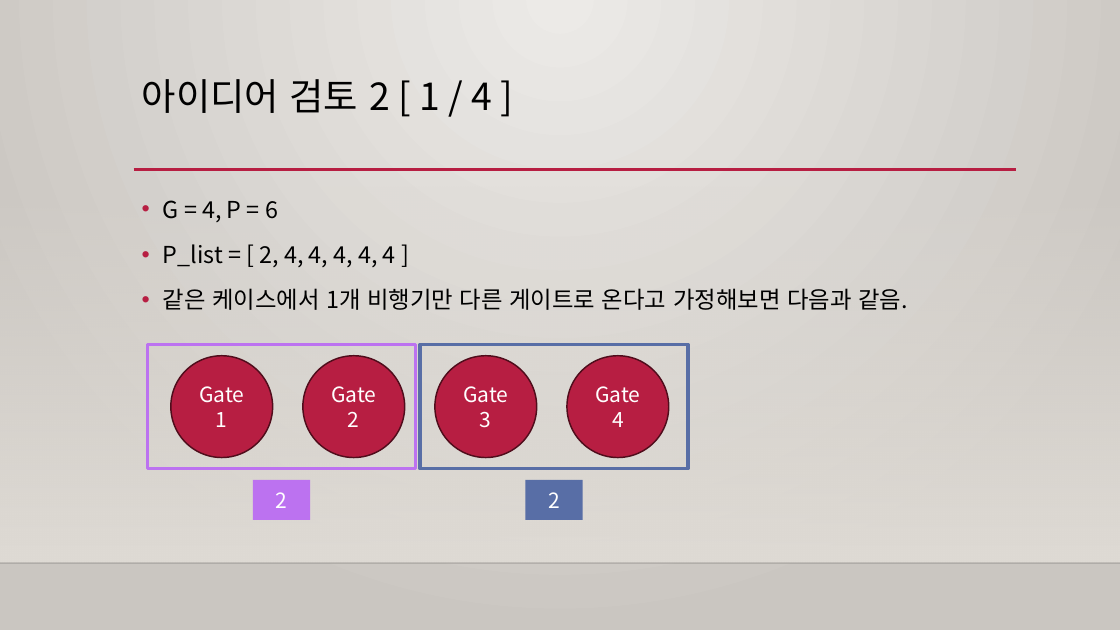
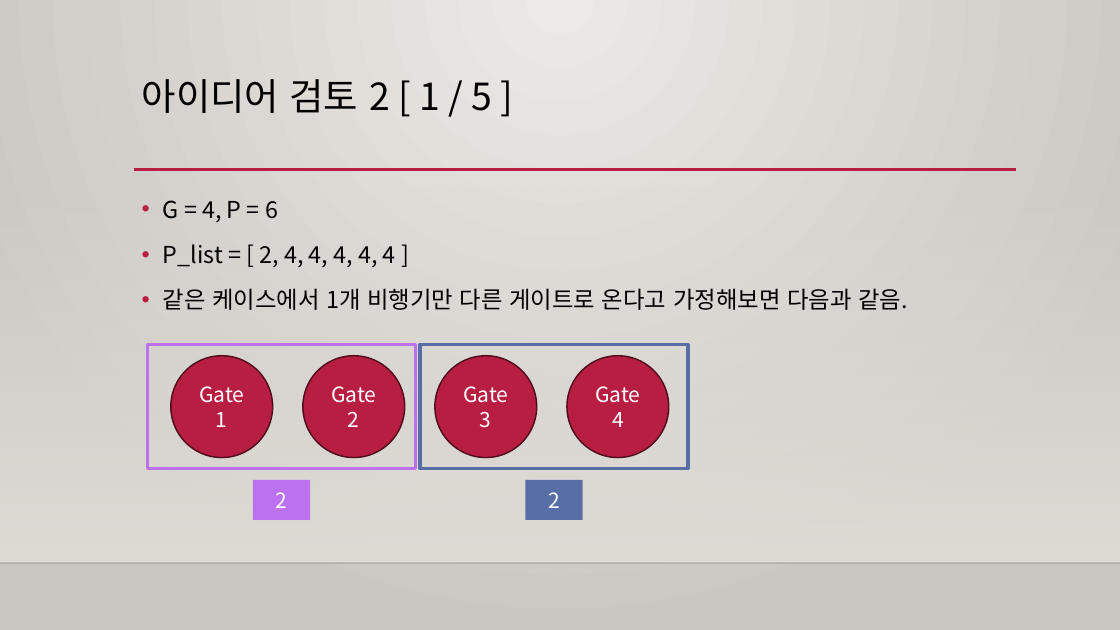
Before and after one commit to DMJester/PrivateStudy, a slide deck: slide 11 of Greedy/10775/10775.pptx (slide 10 before the commit). Drawn at 1120x630 pixels with LibreOffice and Linux fonts; fonts in the diff are those of the drawing; background and template pictures are left out. Boxes give left, top, right and bottom in pixels: in the first picture for what was removed or moved away, otherwise in the second. Text is boxed around its words. In the diff, an @@ line names an element or a change of style, - is before the commit and + after.

```diff
--- a/Greedy/10775/10775.pptx
+++ b/Greedy/10775/10775.pptx
@@ title at [142, 79, 492, 113]: text changed @@
-아이디어 검토 2 [ 1 / 4 ]
+아이디어 검토 2 [ 1 / 5 ]
```
Also in this commit, not shown: 1 slide added, 2 other files.
